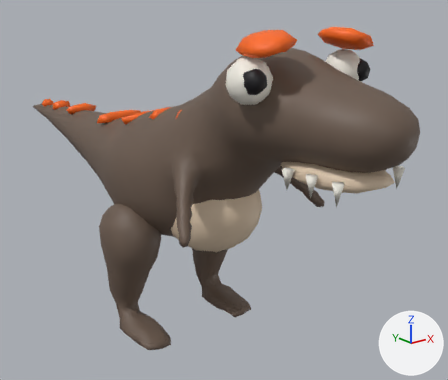
The FBX model Assets/Exports/Dinos/Dino_Giganotosaurus.fbx as it was, and as the next commit left it.
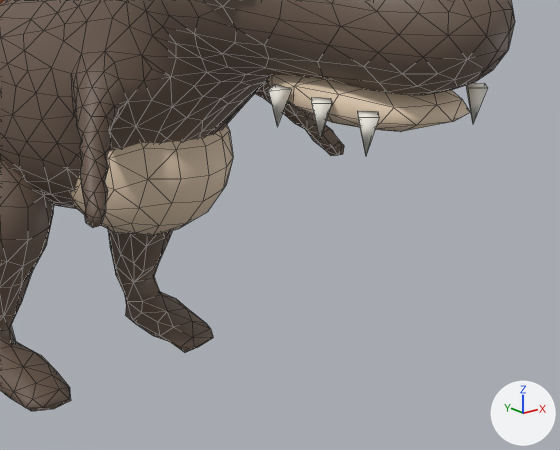
Each version appears first whole from a 50 mm lens placed at (-4.6, -6.4, 4.54), pointed at (0.73, 0.27, 1.87), and next in a close-up on the part from 29% to 99% of the width and 31% to 98% of the height. Arrows for +X, +Y and +Z are at lower right; the lights stay in place. The last two pictures show the newer version. The close-ups show mesh edges as thin lines.

The older version as bpy lines, for what is in view:
```python
me_giganotosaurus_belly = bpy.data.meshes.new('Giganotosaurus_Belly')
me_giganotosaurus_belly.from_pydata(...)  # 154 vertices, 279 faces; spans x -0.59..0.59, y -3.02..0.3, z 1.36..3.02
me_giganotosaurus_belly.materials.append(mat_dv2_giganotosaurus_belly)  # beige #e1caaf
me_giganotosaurus_body = bpy.data.meshes.new('Giganotosaurus_Body')
me_giganotosaurus_body.from_pydata(...)  # 952 vertices, 1687 faces; spans x -1.1..1.1, y -3.27..5.2, z 1.31..4.03
me_giganotosaurus_body.materials.append(mat_dv2_giganotosaurus_body)  # brown #6b594d
me_giganotosaurus_legr = bpy.data.meshes.new('Giganotosaurus_LegR')
me_giganotosaurus_legr.from_pydata(...)  # 132 vertices, 243 faces; spans x 0.3..1.08, y -0.27..0.99, z 0.05..1.95
me_giganotosaurus_legr.materials.append(mat_dv2_giganotosaurus_legr)  # brown #6b594d
ob_belly = bpy.data.objects.new('Belly', me_giganotosaurus_belly)
ob_belly.location = (0.0, 0.0, 0.0)
ob_body = bpy.data.objects.new('Body', me_giganotosaurus_body)
ob_body.location = (0.0, 0.0, 0.0)
ob_legr = bpy.data.objects.new('LegR', me_giganotosaurus_legr)
ob_legr.location = (0.0, 0.0, 0.0)
# also in view: 'EyeWhite' at (0.0, -2.29, 3.34); 'LegL' at (-0.69, 0.36, 1.0)
```
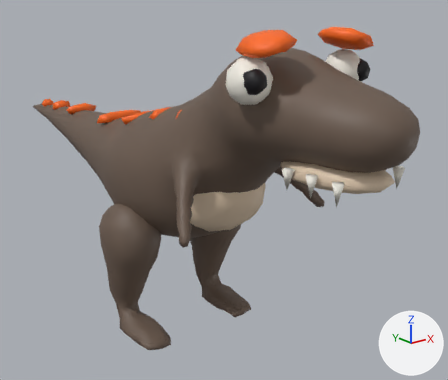
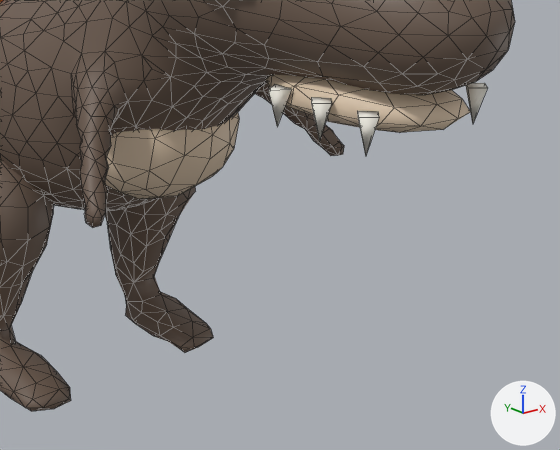
Edits to the bpy script that builds the scene:
```text
Change me_giganotosaurus_belly:
    used by ob_belly; location = (0.0, 0.0, 0.0)
    remove me_giganotosaurus_belly.from_pydata(...)  # 154 vertices, 279 faces; spans x -0.59..0.59, y -3.02..0.3, z 1.36..3.02
    add me_giganotosaurus_belly.from_pydata(...)  # 154 vertices, 282 faces; spans x -0.57..0.58, y -3.07..0.06, z 1.67..3.03
    me_giganotosaurus_belly part 1: the loose piece of 106 vertices spanning x -0.59..0.59, y -1.12..0.3, z 1.36..2.54 is rebuilt with 102 vertices and now spans x -0.57..0.58, y -1.15..0.06, z 1.67..2.72
    me_giganotosaurus_belly part 2
    26 vertices are removed from x -0.4..0.3, y -3.02..-1.78, z 2.71..3.02
    68 faces are deleted
    30 vertices are added at x -0.41..0.31, y -3.07..-1.78, z 2.71..3.03
    73 new faces join them
```

What differs and where, as boxes [x1, y1, x2, y2] in the close-ups (560 x 450 px; the box of a moved part takes in the faces that stretch with it):
'Belly', reshaped (9% narrower, 22% shorter)
    before: [70, 75, 470, 236]
    after: [105, 74, 470, 199]
part 1 of me_giganotosaurus_belly, rebuilt
    before: [70, 125, 233, 236]
    after: [105, 112, 239, 199]
part 2 of me_giganotosaurus_belly, moved or reshaped
    before: [266, 75, 470, 132]
    after: [265, 74, 470, 133]
